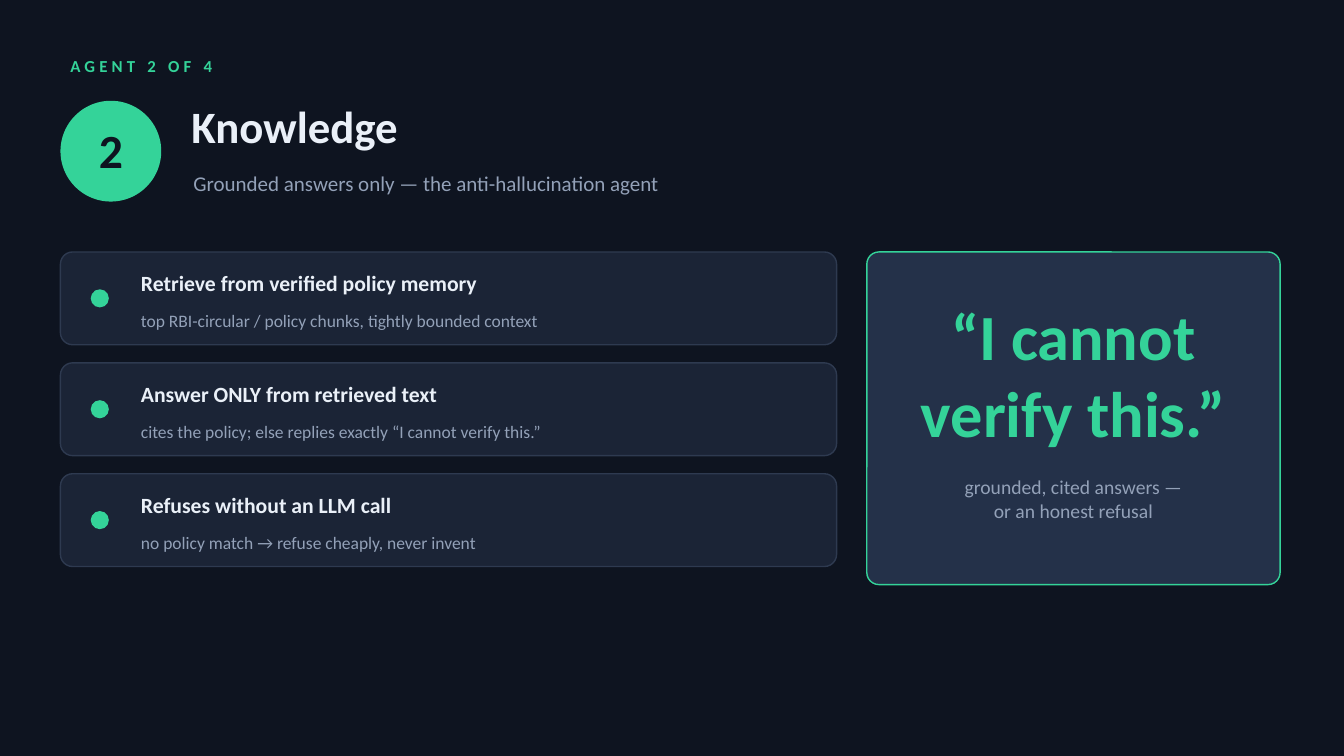
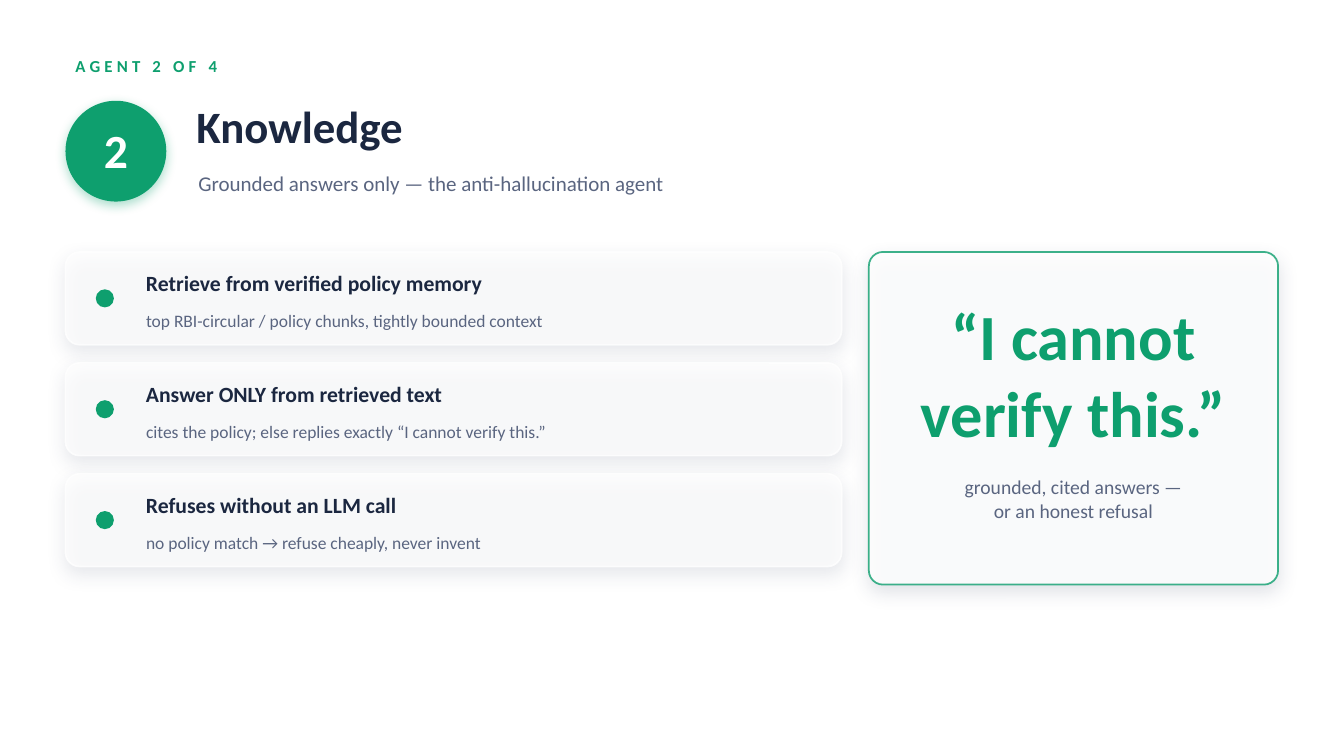
Before and after one commit to KoynaKarmakar/openswarm, a slide deck: slide 6 of docs/VERITAS_OpenSwarm_pitch.pptx. Drawn at 1344x756 pixels with LibreOffice and Linux fonts; fonts in the diff are those of the drawing; background and template pictures are left out. Boxes give left, top, right and bottom in pixels: in the first picture for what was removed or moved away, otherwise in the second. Text is boxed around its words. In the diff, an @@ line names an element or a change of style, - is before the commit and + after.

```diff
--- a/docs/VERITAS_OpenSwarm_pitch.pptx
+++ b/docs/VERITAS_OpenSwarm_pitch.pptx
@@ background #0E1420 to picture (left out) @@
@@ text "AGENT 2 OF 4" at (75, 61, 217, 72): text colour #34D399 to #0E9F6E @@
@@ text "2" at (104, 136, 128, 168): text colour #0E1420 to #FFFFFF @@
@@ ellipse at (66, 101, 166, 202): fill #34D399 to #0E9F6E; shadow on @@
@@ text colour #93A1B8 to #5A6580 in 5 elements at (965, 480, 1160, 518), (146, 315, 542, 330), (146, 425, 545, 441), (146, 537, 480, 552), (198, 176, 663, 195) @@
@@ rounded rectangle at (869, 252, 1278, 585): fill #243149 to #FFFFFF at 82% opacity; outline #34D399 1 pt to #0E9F6E 1.25 pt; shadow on; proportions changed @@
@@ text "“I cannot" at (921, 312, 1226, 447): text colour #34D399 to #0E9F6E @@
@@ fill #1B2436 to #FFFFFF at 70% opacity; outline #2E3A50 1 pt to #FFFFFF 1.25 pt; shadow on; proportions changed in 3 elements at (66, 252, 842, 345), (66, 363, 842, 456), (66, 474, 842, 567) @@
@@ text colour #EAF0F8 to #1B2740 in 4 elements at (196, 111, 402, 151), (146, 275, 482, 295), (146, 386, 442, 402), (146, 497, 396, 513) @@
@@ 4 ellipses, 3 rounded rectangles: place and size @@
-4 ellipses, 3 rounded rectangles at (60, 101, 837, 567)
+4 ellipses, 3 rounded rectangles at (66, 101, 842, 567)
@@ fill #34D399 to #0E9F6E in 3 elements at (96, 289, 114, 308), (96, 400, 114, 418), (96, 511, 114, 529) @@
```
Also in this commit, not shown: 12 other slides changed, 1 slide added.
